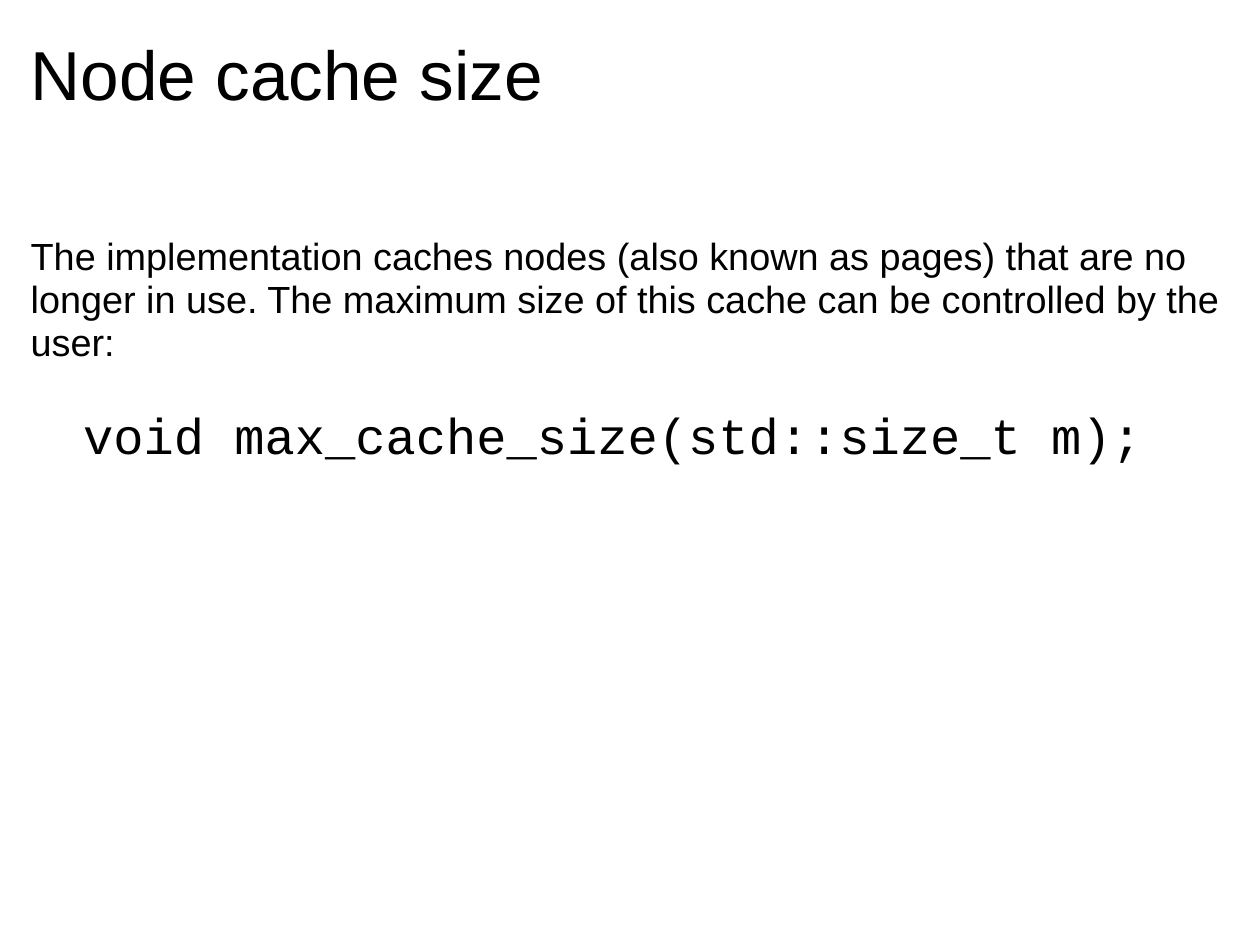
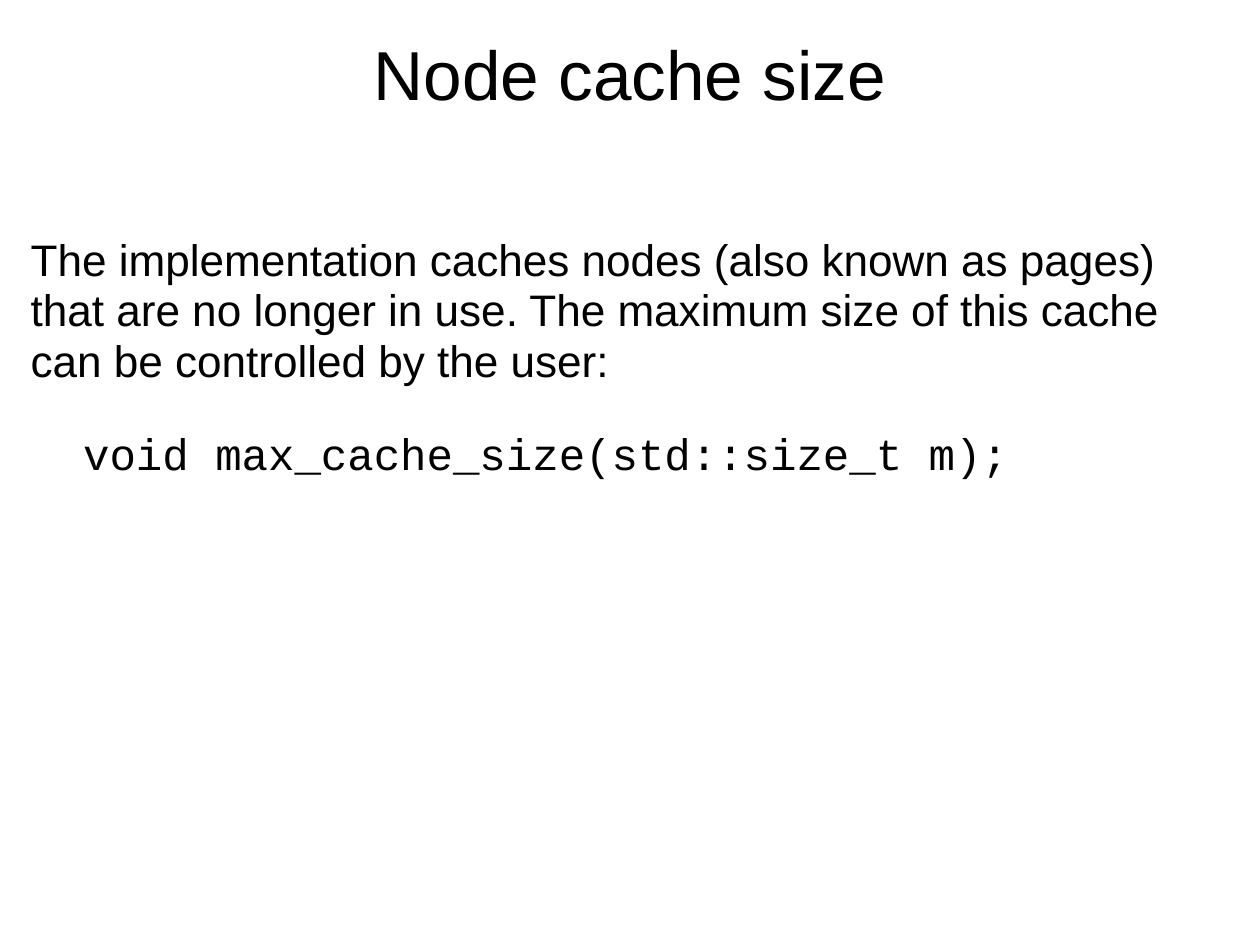
Before and after one commit to Beman/btree, a slide deck: slide 25 of libs/btree/doc/Proposed-B-tree-library.ppt (slide 23 before the commit). Drawn at 1260x945 pixels with LibreOffice and Linux fonts; fonts in the diff are those of the drawing; background and template pictures are left out. Boxes give left, top, right and bottom in pixels: in the first picture for what was removed or moved away, otherwise in the second. Text is boxed around its words. In the diff, an @@ line names an element or a change of style, - is before the commit and + after.

```diff
--- a/libs/btree/doc/Proposed-B-tree-library.ppt
+++ b/libs/btree/doc/Proposed-B-tree-library.ppt
@@ title "Node cache size" at bbox=[374, 49, 886, 101]: alignment left to centre @@
@@ text "The implementation caches nodes (also ..." at bbox=[31, 244, 1159, 479]: size 24 to 28 pt in "The implementation caches nodes (also known as ..."; size 32 to 28 pt in "void max_cache_size(std::size_t m);" @@
```
Also in this commit, not shown: 15 other slides changed, 2 slides added.
